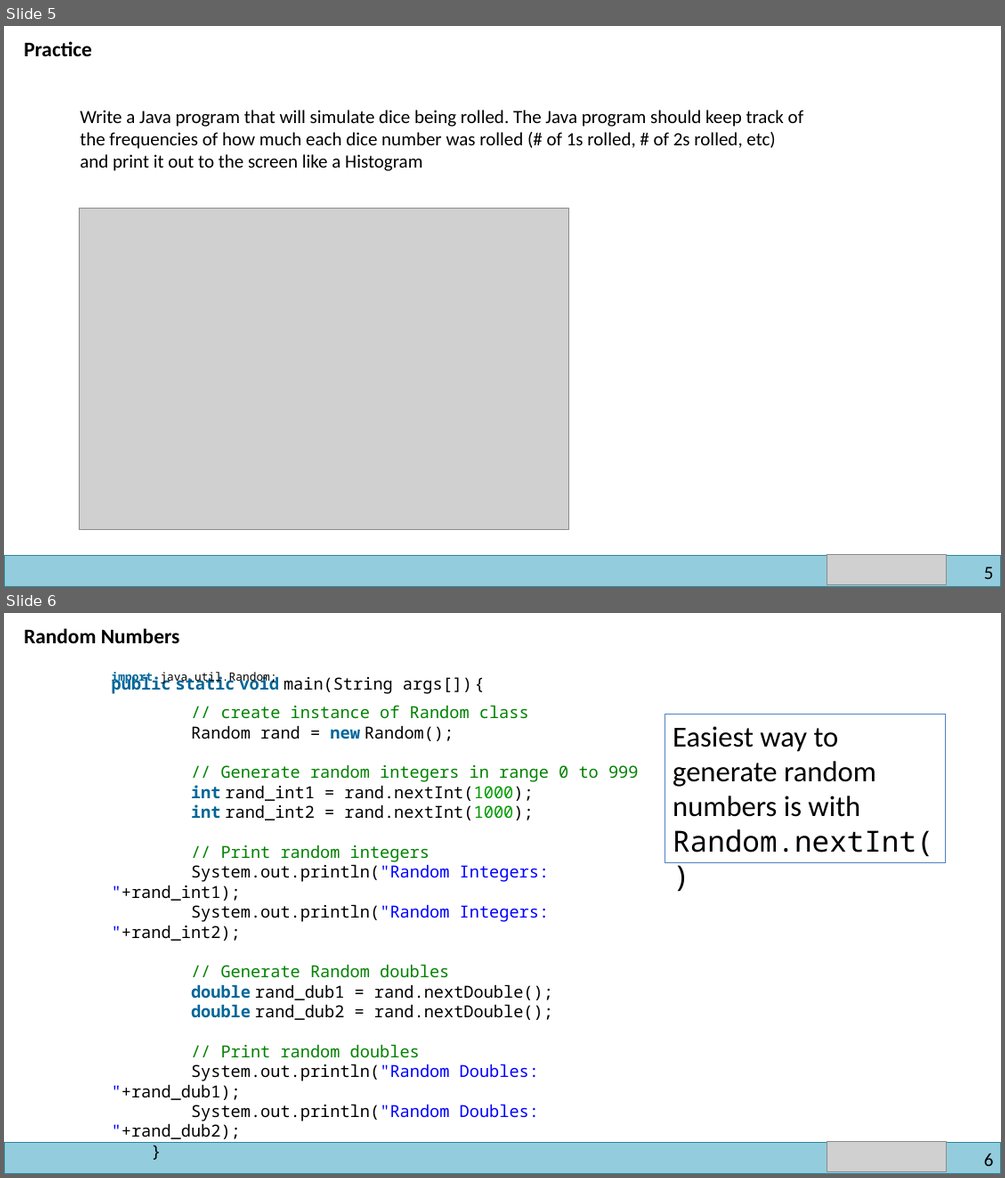
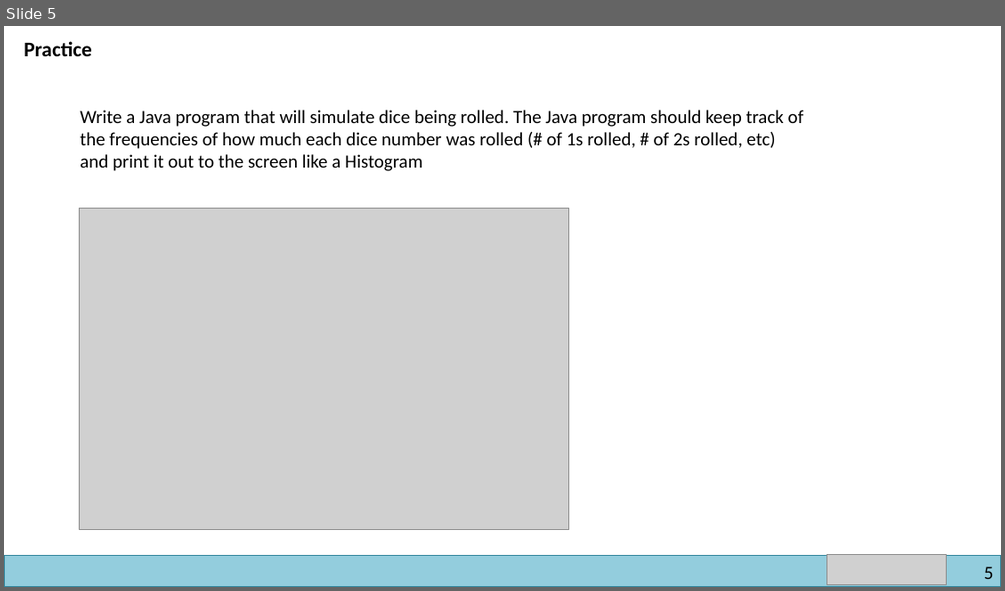
Before and after one commit to reesep/reesep.github.io, a slide deck: classes/fall2023/132/lectures/slides/06-JavaIntro4.pptx. Shown one above the other, each under a label of ours: slides 5 and 6 before the commit, slide 5 after it. The pictures are 1005x1178 and 1005x591 pixels, drawn with LibreOffice and Linux fonts; fonts in the diff are those of the drawing; grey boxes stand for pictures. Boxes give left, top, right and bottom in pixels: in the first picture for what was removed or moved away, otherwise in the second. Text is boxed around its words. In the diff, an @@ line names an element or a change of style, - is before the commit and + after.

```diff
--- a/classes/fall2023/132/lectures/slides/06-JavaIntro4.pptx
+++ b/classes/fall2023/132/lectures/slides/06-JavaIntro4.pptx
@@ slide 6 removed at (x1=4, y1=613, x2=1001, y2=1174), background #FFFFFF @@
@@ text removed at (x1=24, y1=628, x2=180, y2=643) @@
-Random Numbers
@@ text removed at (x1=112, y1=674, x2=639, y2=1121) @@
-public static void main(String args[]) {
-// create instance of Random class
-Random rand = new Random();
-// Generate random integers in range 0 to 999
-int rand_int1 = rand.nextInt(1000);
-int rand_int2 = rand.nextInt(1000);
-// Print random integers
-System.out.println("Random Integers: "+rand_int1);
-System.out.println("Random Integers: "+rand_int2);
-// Generate Random doubles
-double rand_dub1 = rand.nextDouble();
-double rand_dub2 = rand.nextDouble();
-// Print random doubles
-System.out.println("Random Doubles: "+rand_dub1);
-System.out.println("Random Doubles: "+rand_dub2);
-}
@@ text removed at (x1=112, y1=670, x2=277, y2=684) @@
-import java.util.Random;
@@ rectangle removed at (x1=665, y1=714, x2=946, y2=863) @@
-Easiest way to generate random numbers is with Random.nextInt()
@@ freeform shape removed at (x1=4, y1=1143, x2=1001, y2=1174) @@
@@ freeform shape removed at (x1=4, y1=1143, x2=1001, y2=1174) @@
@@ picture removed at (x1=826, y1=1142, x2=947, y2=1172) @@
@@ page number removed at (x1=984, y1=1152, x2=994, y2=1166) @@
-6
```
Also in this commit, not shown: 2 slides changed, 1 other slide removed, 27 other files.
